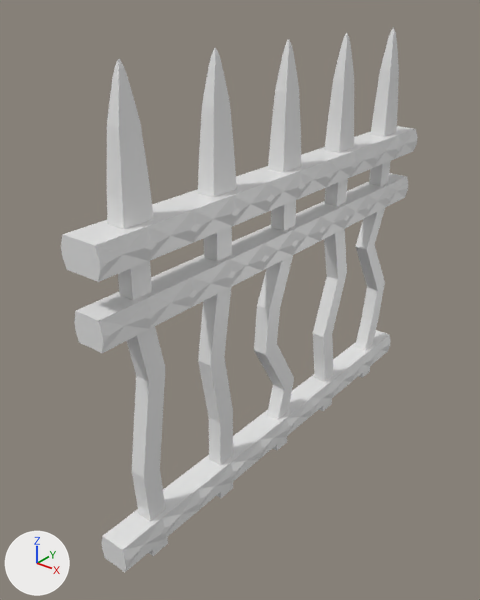
The Blender file Design and Art Assets/Art/3D Art/Dream Chaser/iron_gate.blend: old version first, new version second.
The view is the same before and after, from a 50 mm lens placed at (7.21, -10.39, 9.9), pointed at (-0.51, -0.75, 3.92). Arrows for +X, +Y and +Z are at lower left; the lights stay in place.

Objects in the first picture: 'gate'.
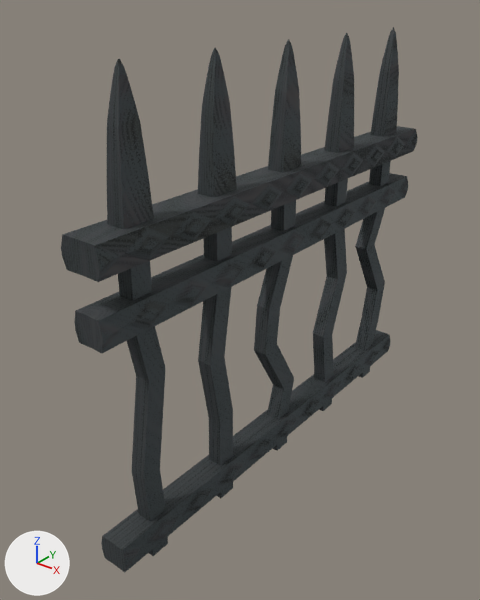
What differs and where, as boxes [x1, y1, x2, y2] in the pictures (480 x 600 px):
'gate', surface changed, recoloured (grey to black)
    both: [61, 27, 418, 573]
part 1 of me_cube, recoloured (grey to black)
    both: [74, 173, 408, 353]
part 2 of me_cube, recoloured (white to black)
    both: [102, 330, 391, 573]

Patch to the scene script:
```diff
--- a/Design and Art Assets/Art/3D Art/Dream Chaser/iron_gate.blend.py
+++ b/Design and Art Assets/Art/3D Art/Dream Chaser/iron_gate.blend.py
@@ mat_material @@
 mat_material = bpy.data.materials.new('Material')
-# nodes: BsdfPrincipled, OutputMaterial
+# nodes: BsdfPrincipled, HueSaturation, OutputMaterial, TexMagic, TexWave
+# colours: dark grey #616a6d
@@ me_cube @@
 me_cube.from_pydata(...)  # 1185 vertices, 1271 faces; spans x -0.42..0.42, y -4.99..4.99, z 0.04..8.91
 # used by ob_gate; location = (0.0, 0.0, 0.0)
+# me_cube part 1: all 318 faces that had it switch from mat_material_003 (white #e7e7e7) to mat_material
+# me_cube part 2: all 322 faces that had it switch from mat_material_004 (white #e7e7e7) to mat_material
```
